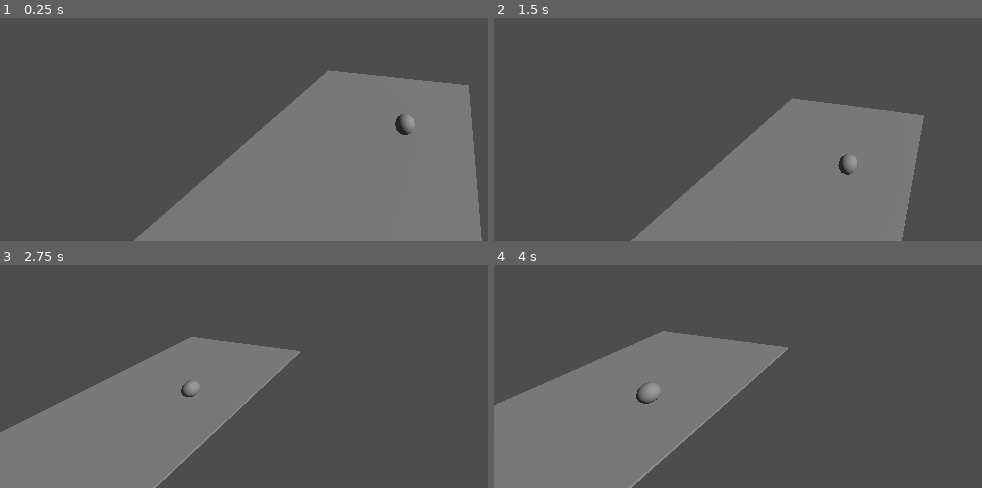
Above: before the commit, frames 1-4 (two rows, left to right).
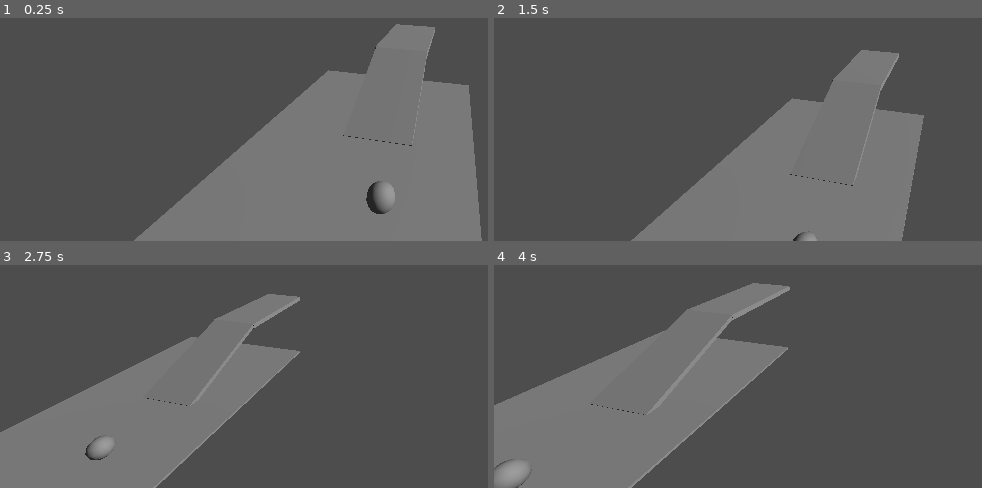
Above: after the commit, the same moments.

Repository: TimurBysky/GOAP-Test
Game: Godot game, scene res://board.tscn
Two runs of this game, one before a commit and one after it. Both use one fixed random seed, a clock stepped at 60 frames per second and the inputs below.
Inputs (mouse positions are in pixels of both pictures, inside the frame that each line leads up to):
- Up to frame 1 (0.25 s): no input
- Up to frame 2 (1.5 s): tap Enter at 0.5 s; move the mouse to (outside the picture) at 0.52 s; hold D 0.53-1.28 s; hold E 0.53-1.28 s; click (outside the picture) at 0.67 s; move the mouse to (733, 38) at 1.27 s; hold S from 1.28 s (still down); tap Q at 1.35 s
- Up to frame 3 (2.75 s): move the mouse to (outside the picture) at 2.02 s; release S at 2.03 s; hold D from 2.03 s (still down); hold Shift from 2.03 s (still down)
- Up to frame 4 (4 s): move the mouse to (855, 354) at 2.77 s; release D at 2.78 s; release Shift at 2.78 s; hold W 2.78-3.53 s; tap E at 2.85 s; click (855, 354) at 2.92 s; move the mouse to (outside the picture) at 3.52 s; hold A from 3.53 s (still down); hold Q from 3.53 s (still down)

The runs differ from the first frame. In frame 1, 3.1% of the frame differs, in the area x 70-90%, y 2-88%; in frame 2, 2.8%; in frame 3, 2.3%; in frame 4, 3.2%, in the area x 0-61%, y 8-100%.

Commit message:
Рабочяя навигация

Diff:
--- a/board.tscn
+++ b/board.tscn
@@ -7,8 +7,8 @@
 [sub_resource type="Environment" id="Environment_4mug4"]
 
 [sub_resource type="NavigationMesh" id="NavigationMesh_8l818"]
-vertices = PackedVector3Array(-4.6528, -0.00346363, -5.92027, -4.6528, -0.00346363, 3.57973, 11.0972, -0.00346363, 3.57973, 11.0972, -0.00346363, -5.92027)
-polygons = [PackedInt32Array(3, 2, 0), PackedInt32Array(0, 2, 1)]
+vertices = PackedVector3Array(5.5972, -0.114943, 3.57973, 5.8472, -0.114943, 1.82973, 4.0972, -0.114943, 1.82973, -4.6528, -0.114943, 3.57973, 4.0972, 0.135057, 0.82973, 5.8472, 0.885057, 0.82973, 5.8472, 0.885057, -1.92027, 4.0972, 0.135057, -1.92027, 4.0972, -0.114943, -2.92027, -4.6528, -0.114943, -5.92027, 6.0972, -0.114943, -2.92027, 6.0972, -0.114943, -5.92027, 8.5972, -0.114943, 1.57973, 11.3472, -0.114943, 3.57973, 8.5972, -0.114943, -2.67027, 11.3472, -0.114943, -5.92027, 16.3472, 2.63506, 0.82973, 16.3472, 2.63506, -1.92027, 9.7847, 2.63506, 0.82973, 9.7847, 2.63506, -1.92027)
+polygons = [PackedInt32Array(1, 0, 2), PackedInt32Array(2, 0, 3), PackedInt32Array(7, 6, 4), PackedInt32Array(4, 6, 5), PackedInt32Array(9, 8, 7), PackedInt32Array(10, 8, 11), PackedInt32Array(11, 8, 9), PackedInt32Array(4, 3, 7), PackedInt32Array(7, 3, 9), PackedInt32Array(4, 2, 3), PackedInt32Array(1, 12, 0), PackedInt32Array(0, 12, 13), PackedInt32Array(12, 14, 13), PackedInt32Array(13, 14, 15), PackedInt32Array(10, 11, 14), PackedInt32Array(14, 11, 15), PackedInt32Array(6, 19, 5), PackedInt32Array(5, 19, 18), PackedInt32Array(18, 19, 17), PackedInt32Array(18, 17, 16)]
 
 [node name="Board" type="Node3D"]
 
@@ -23,10 +23,21 @@
 
 [node name="CSGBox3D" type="CSGBox3D" parent="NavigationRegion3D"]
 transform = Transform3D(1, 0, 0, 0, 1, 0.000541052, 0, -0.000541052, 1, 3.2232, -0.445425, -1.12934)
+use_collision = true
 size = Vector3(16.752, 0.110352, 10.5818)
 
+[node name="CSGBox3D2" type="CSGBox3D" parent="NavigationRegion3D"]
+transform = Transform3D(1, 0, 0, 0, 1, 0, 0, 0, 1, 13.4594, 2.17911, -0.497788)
+use_collision = true
+size = Vector3(6.96667, 0.366211, 3.52441)
+
+[node name="CSGBox3D3" type="CSGBox3D" parent="NavigationRegion3D"]
+transform = Transform3D(0.909505, -0.415694, 0, 0.415694, 0.909505, 0, 0, 0, 1, 7.05107, 0.876989, -0.465271)
+use_collision = true
+size = Vector3(6.56055, 0.282227, 3.44788)
+
 [node name="SimpleAgent" parent="." instance=ExtResource("1_p0ybc")]
-transform = Transform3D(1, 0, 0, 0, 1, 0, 0, 0, 1, 4.61998, 0.301559, 0.803166)
+transform = Transform3D(1, 0, 0, 0, 1, 0, 0, 0, 1, -0.0917902, 0.457424, 0.811046)
 
 [node name="NavigationManager" type="Node3D" parent="."]
 script = ExtResource("2_8l818")
--- a/simple_agent.tscn
+++ b/simple_agent.tscn
@@ -15,3 +15,5 @@
 shape = SubResource("SphereShape3D_kgjyi")
 
 [node name="NavigationAgent3D" type="NavigationAgent3D" parent="."]
+avoidance_enabled = true
+debug_enabled = true
